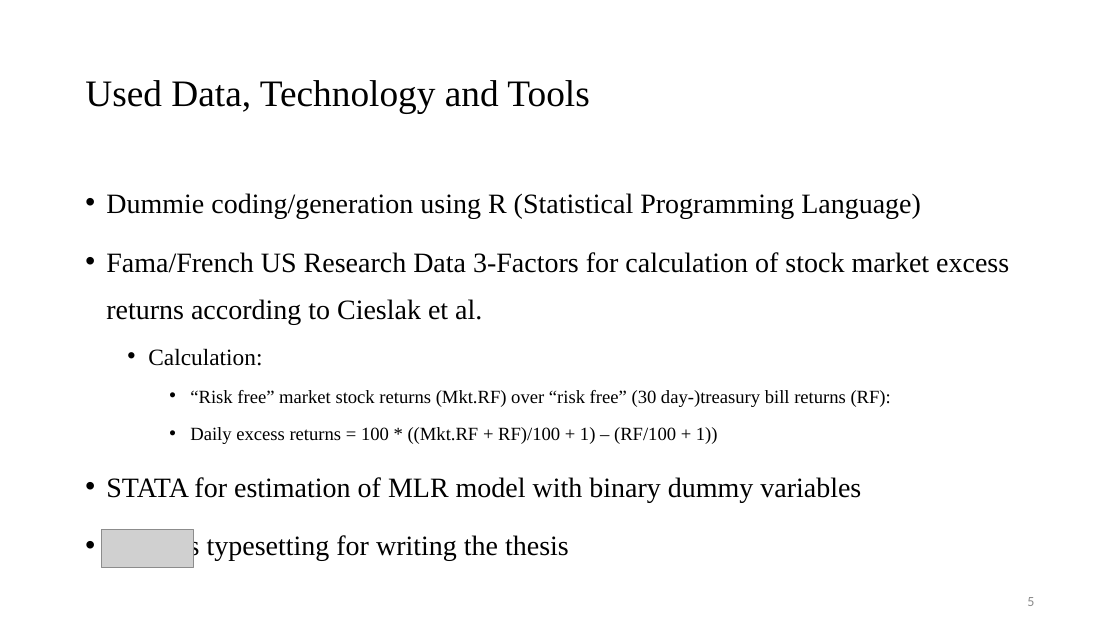
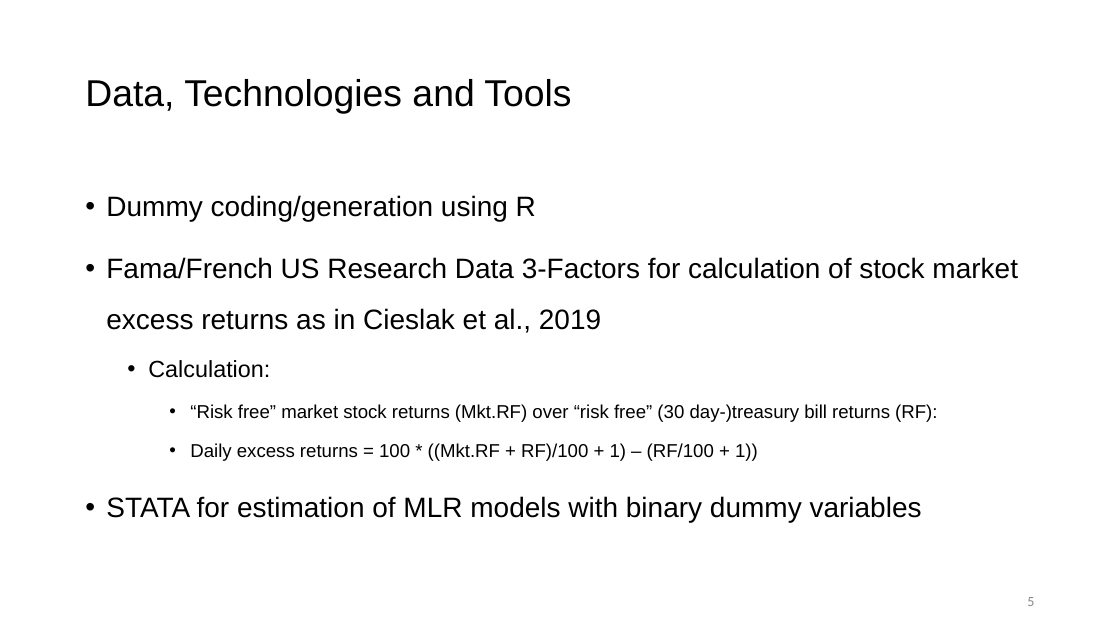
Before and after one commit to felix-reichel/stock-returns-over-the-fomc-cycle-revisited, a slide deck: slide 5 of slides/BA_Thesis_slides_FR_JKUEcon_2023.pptx. Drawn at 1120x630 pixels with LibreOffice and Linux fonts; fonts in the diff are those of the drawing; grey boxes stand for pictures. Boxes give left, top, right and bottom in pixels: in the first picture for what was removed or moved away, otherwise in the second. Text is boxed around its words. In the diff, an @@ line names an element or a change of style, - is before the commit and + after.

```diff
--- a/slides/BA_Thesis_slides_FR_JKUEcon_2023.pptx
+++ b/slides/BA_Thesis_slides_FR_JKUEcon_2023.pptx
@@ title at (85,79,571,114): text changed; font Times New Roman to Arial @@
-Used Data, Technology and Tools
+Data, Technologies and Tools
@@ text at (106,195,1018,333): text changed; font Times New Roman to Arial @@
-• Dummie coding/generation using R (Statistical Programming Language)
-• Fama/French US Research Data 3-Factors for calculation of stock market excess returns according to Cieslak et al.
+• Dummy coding/generation using R
+• Fama/French US Research Data 3-Factors for calculation of stock market excess returns as in Cieslak et al., 2019
@@ text at (148,360,937,461): font Times New Roman to Arial in "Calculation:", "“Risk free” market stock returns (Mkt.RF) over ...", "Daily excess returns = 100 * ((Mkt.RF ..."; line spacing 1.4 to 1.5 @@
@@ text at (106,496,922,523): text changed; font Times New Roman to Arial @@
-• STATA for estimation of MLR model with binary dummy variables
-• as typesetting for writing the thesis
+• STATA for estimation of MLR models with binary dummy variables
@@ picture removed at (101,529,192,568) @@
```
Also in this commit, not shown: 6 other slides changed, 58 other files.
